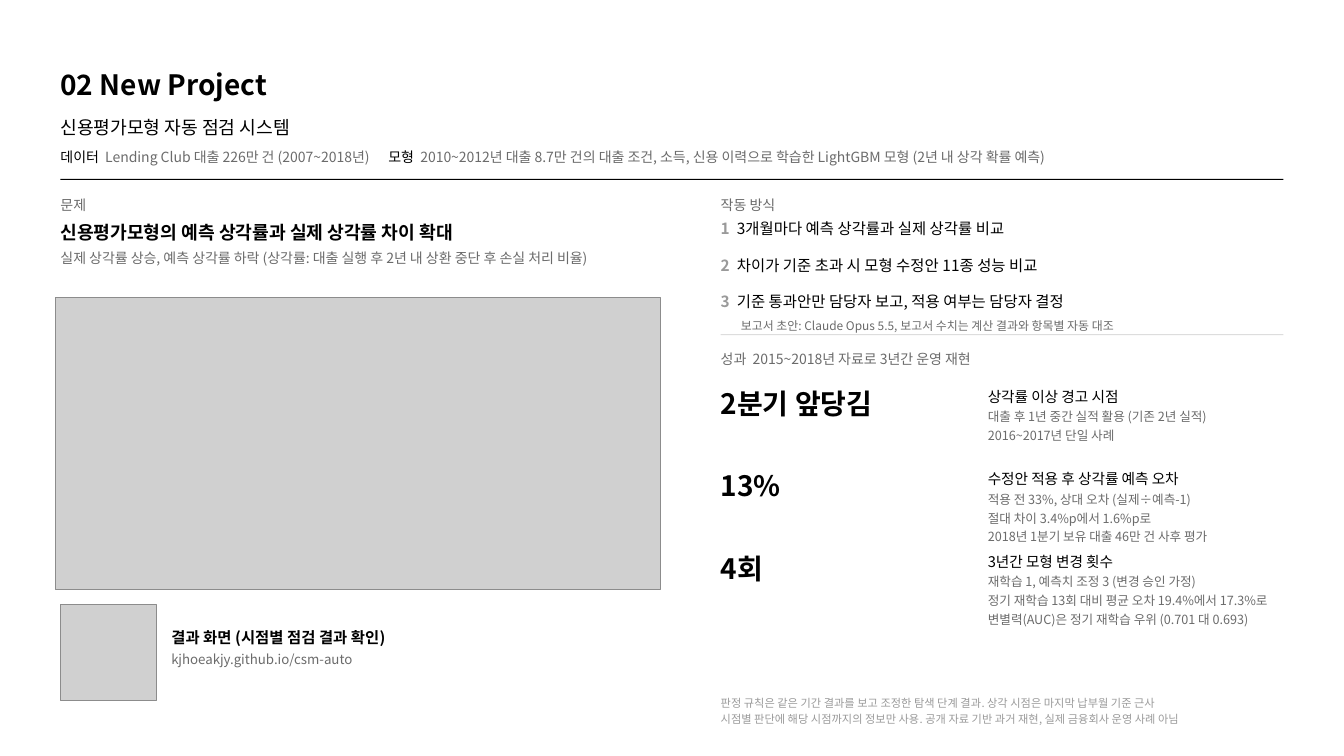
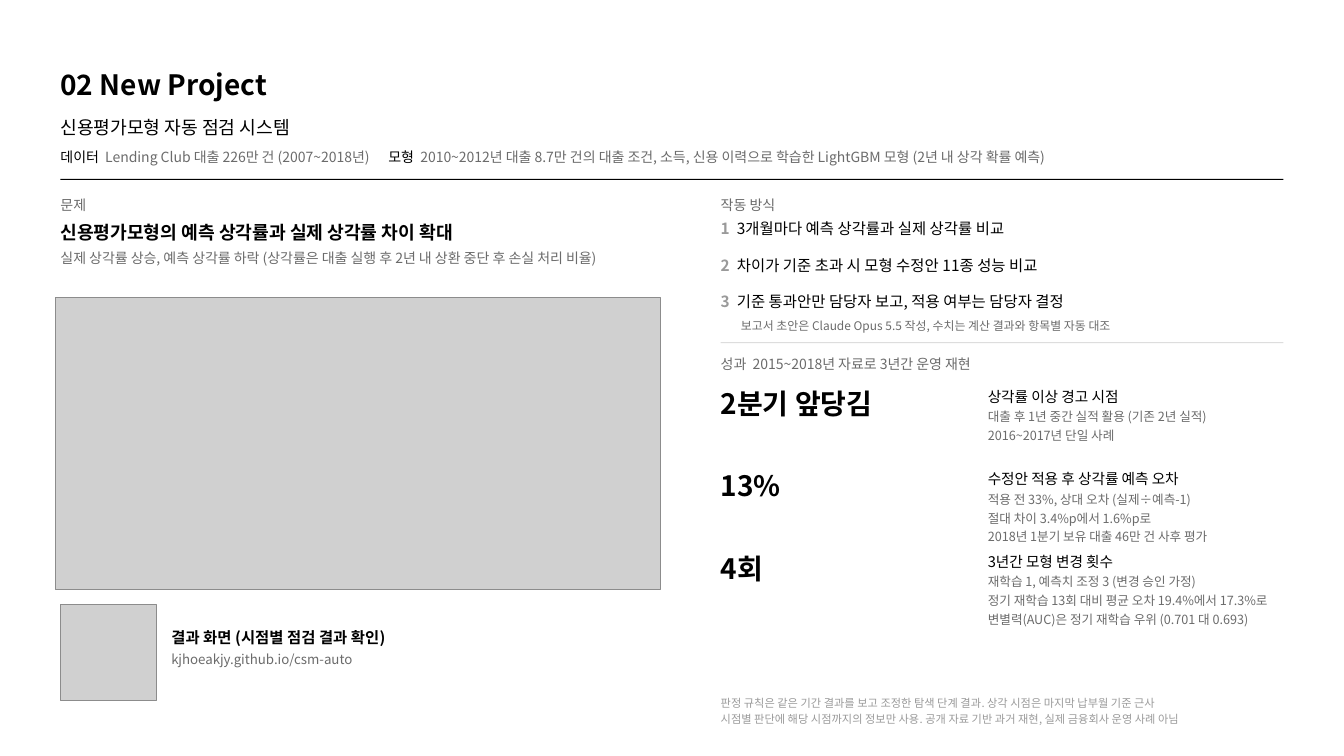
Before and after one commit to kjhoeakjy/csm-auto, a slide deck: slide 2 of ppt/역량PT_김연주.pptx. Drawn at 1344x756 pixels with LibreOffice and Linux fonts; fonts in the diff are those of the drawing; grey boxes stand for pictures. Boxes give left, top, right and bottom in pixels: in the first picture for what was removed or moved away, otherwise in the second. Text is boxed around its words. In the diff, an @@ line names an element or a change of style, - is before the commit and + after.

```diff
--- a/ppt/역량PT_김연주.pptx
+++ b/ppt/역량PT_김연주.pptx
@@ text at <box>60,251,596,266</box>: text changed @@
-실제 상각률 상승, 예측 상각률 하락 (상각률: 대출 실행 후 2년 내 상환 중단 후 손실 처리 비율)
+실제 상각률 상승, 예측 상각률 하락 (상각률은 대출 실행 후 2년 내 상환 중단 후 손실 처리 비율)
@@ text at <box>741,320,1111,333</box>: text changed @@
-보고서 초안: Claude Opus 5.5, 보고서 수치는 계산 결과와 항목별 자동 대조
+보고서 초안은 Claude Opus 5.5 작성, 수치는 계산 결과와 항목별 자동 대조
@@ text "성과 2015~2018년 자료로 3년간 운영 ...": place and size @@
-text "성과 2015~2018년 자료로 3년간 운영 ..." at <box>721,352,971,365</box>
+text "성과 2015~2018년 자료로 3년간 운영 ..." at <box>721,357,971,370</box>
@@ rectangle: place and size @@
-rectangle at <box>721,334,1284,335</box>
+rectangle at <box>721,342,1284,343</box>
```
Also in this commit, not shown: 1 other slide changed, 25 other files.
